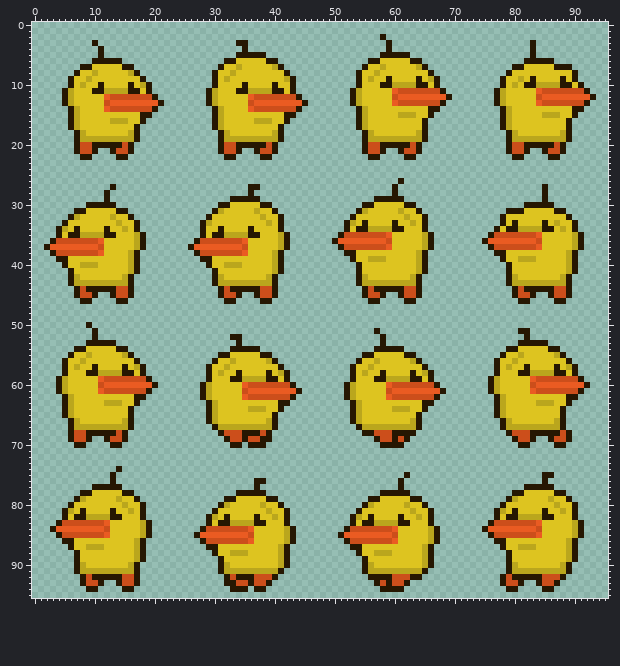
Edited in one commit: sprite sheet (Assets/ducks.png). The picture above was drawn from the file before the commit.
The file is 96x96 pixels.
And afterwards:
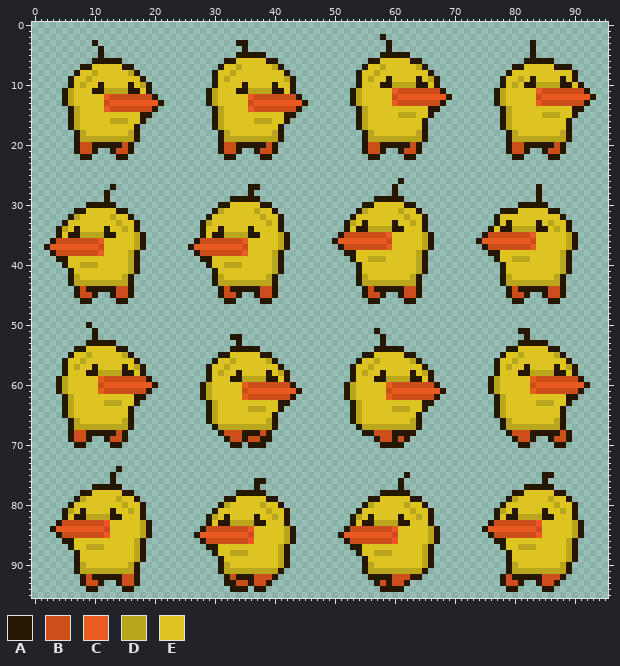
Palette (. is transparent): A #261702  B #cc4e1b  C #ea5b22  D #baa61d  E #ddc420
The exact change:
@@ x 72..93 @@
 26 ......................
-27 .............A........
-28 .............A........
-29 .............A........
-30 ..........AAAAA.......
-31 .......AAAEEEEEAA.....
-32 ......AEEEEEEEEEEA....
-33 ......AEAEEEEAEDEEA...
-34 .....AEAADDDDAAEDEA...
-35 ....ABBBBBBBCEEEEEDA..
-36 ...ACCCCCCCCBEEEEEDA..
-37 ....ABBBBBBBCEEEEEDA..
-38 .....AAEEEEEEEEEEDA...
-39 ......AEEDDDEEEEEDA...
-40 .......AEEEEEEEEEDA...
-41 .......AEEEEEEEEEDA...
-42 .......ADEEEEEEEDA....
-43 .......ADDDDDDDDDA....
-44 ........ABAAAAABBA....
-45 ........ABBA..ABBA....
-46 .........AA....AA.....
+27 ............A.........
+28 ............A.........
+29 ............A.........
+30 .........AAAAA........
+31 ......AAAEEEEEAA......
+32 .....AEEEEEEEEEEA.....
+33 .....AEAEEEEAEDEEA....
+34 ....AEAADDDDAAEDEA....
+35 ...ABBBBBBBCEEEEEDA...
+36 ..ACCCCCCCCBEEEEEDA...
+37 ...ABBBBBBBCEEEEEDA...
+38 ....AAEEEEEEEEEEDA....
+39 .....AEEDDDEEEEEDA....
+40 ......AEEEEEEEEEDA....
+41 ......AEEEEEEEEEDA....
+42 ......ADEEEEEEEDA.....
+43 ......ADDDDDDDDDA.....
+44 .......ABAAAAABBA.....
+45 .......ABBA..ABBA.....
+46 ........AA....AA......
 47 ......................
Where, in picture pixels (left, top, right, bottom), the same in both pictures:
changed: (476, 184, 584, 304)
